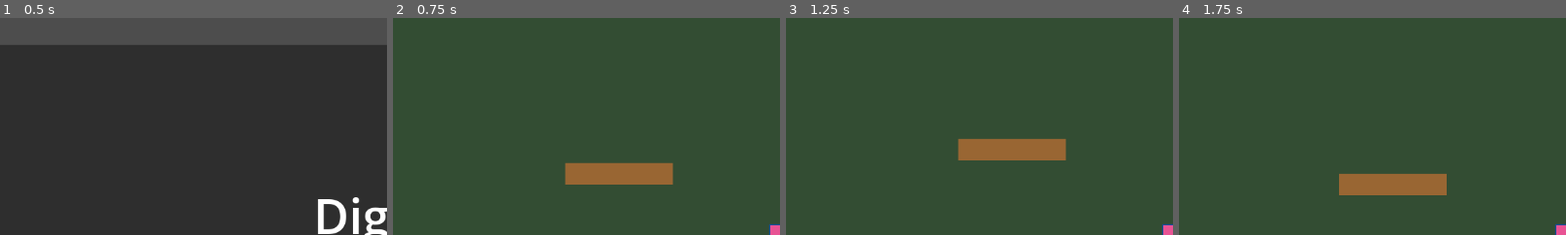
Above: before the commit, frames 1-4 (left to right).
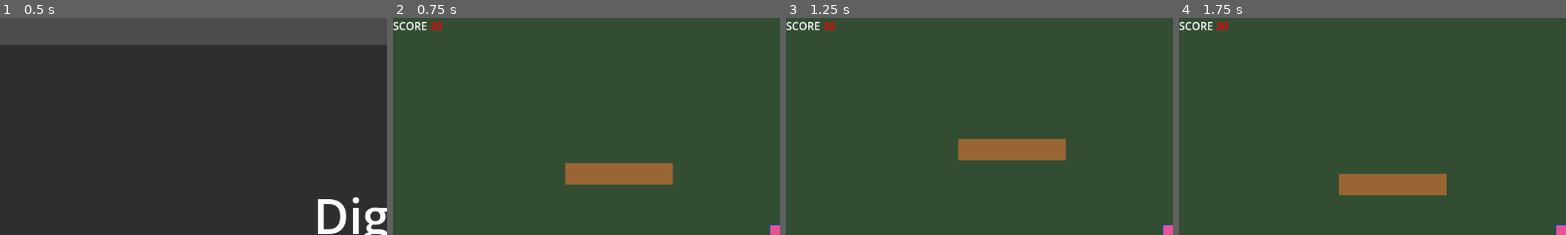
Above: after the commit, the same moments.

Repository: d-v-b/ld58
Game: Godot game, scene res://scenes/main_menu.tscn
Two runs of this game, one before a commit and one after it. Both use one fixed random seed, a clock stepped at 60 frames per second and the inputs below.
Inputs (mouse positions are % of the whole screen's width and height, from its top left):
- Up to frame 1 (0.5 s): no input
- Up to frame 2 (0.75 s): click "Start" at 0.5 s
- Up to frame 3 (1.25 s): no input
- Up to frame 4 (1.75 s): tap Enter at 1.25 s; move the mouse to (55, 49) at 1.27 s; press the mouse at (55, 49) at 1.28 s; hold Right (ui_right) from 1.28 s (still down); tap Space (action_jump) at 1.52 s
The pictures show only the part of the screen within x 0-50%, y 0-50%; the shares and areas given below are measured in that part.

Frame 1 is identical in both runs. In frame 2, 0.3% of the frame differs, in the area x 0-13%, y 1-6%; in frame 3, 0.3%; in frame 4, 0.3%.

Commit message:
HUD added

Diff:
--- a/Collector/scenes/game.tscn
+++ b/Collector/scenes/game.tscn
@@ -1,8 +1,9 @@
-[gd_scene load_steps=6 format=3 uid="uid://tsmtvocl2gs3"]
+[gd_scene load_steps=7 format=3 uid="uid://tsmtvocl2gs3"]
 
 [ext_resource type="Script" uid="uid://b7k8d2qq5wept" path="res://scripts/game.gd" id="1_qbsmt"]
-[ext_resource type="PackedScene" uid="uid://bjlhj3x4t8g4p" path="res://scenes/player.tscn" id="2_cpr0p"]
-[ext_resource type="PackedScene" path="res://scenes/mining_block.tscn" id="2_lnu2h"]
+[ext_resource type="PackedScene" uid="uid://cgohnh6jevo5g" path="res://scenes/player.tscn" id="2_cpr0p"]
+[ext_resource type="PackedScene" uid="uid://swkim5fvj60i" path="res://scenes/mining_block.tscn" id="2_lnu2h"]
+[ext_resource type="PackedScene" uid="uid://bgh183yp2hi7y" path="res://scenes/hud.tscn" id="4_lbhrr"]
 
 [sub_resource type="RectangleShape2D" id="RectangleShape2D_1"]
 size = Vector2(200, 40)
@@ -116,3 +117,5 @@
 
 [node name="Player" parent="." instance=ExtResource("2_cpr0p")]
 position = Vector2(0, 400)
+
+[node name="HUD" parent="." instance=ExtResource("4_lbhrr")]
--- /dev/null
+++ b/Collector/scenes/hud.tscn
@@ -0,0 +1,22 @@
+[gd_scene load_steps=2 format=3 uid="uid://bgh183yp2hi7y"]
+
+[ext_resource type="Script" uid="uid://cue6l7ikic8h2" path="res://scripts/score.gd" id="1_ahhtf"]
+
+[node name="HUD" type="CanvasLayer"]
+
+[node name="Control" type="Control" parent="."]
+layout_mode = 3
+anchors_preset = 15
+anchor_right = 1.0
+anchor_bottom = 1.0
+grow_horizontal = 2
+grow_vertical = 2
+mouse_filter = 2
+
+[node name="Score" type="RichTextLabel" parent="Control"]
+layout_mode = 0
+offset_right = 74.0
+offset_bottom = 41.0
+bbcode_enabled = true
+text = "score"
+script = ExtResource("1_ahhtf")
--- a/Collector/scripts/game.gd
+++ b/Collector/scripts/game.gd
@@ -2,6 +2,8 @@
 
 @onready var camera = $Camera2D
 @onready var player = $Player
+
+var score = 30
 
 func _ready():
 	pass
--- /dev/null
+++ b/Collector/scripts/score.gd
@@ -0,0 +1,4 @@
+extends RichTextLabel
+
+func _process(delta):
+	text = "SCORE [color=red]%d[/color]" % get_node("/root/Main").score
Not shown, added: Collector/scripts/score.gd.uid
